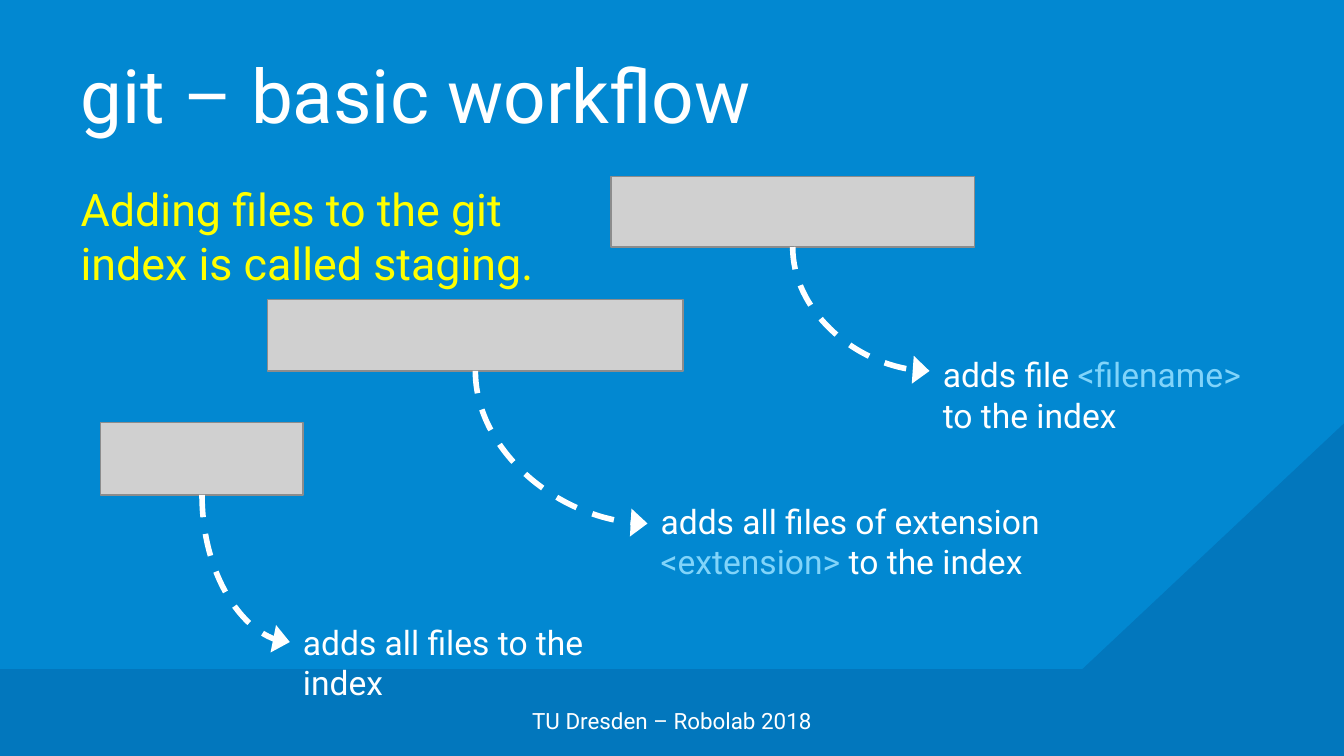
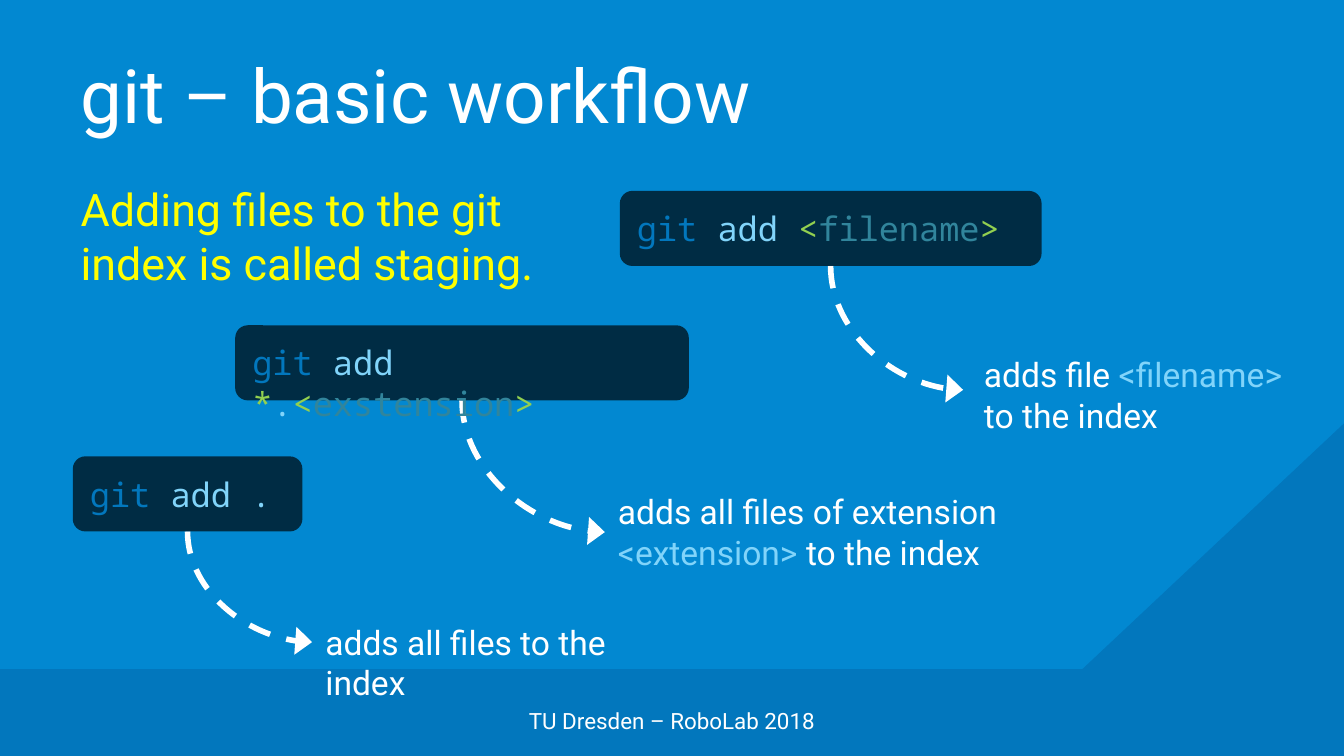
Before and after one commit to edisontrent1337/gitslides, a slide deck: slide 17 of Git.pptx (slide 15 before the commit). Drawn at 1344x756 pixels with LibreOffice and Linux fonts; fonts in the diff are those of the drawing; grey boxes stand for pictures; background and template pictures are left out. Boxes give left, top, right and bottom in pixels: in the first picture for what was removed or moved away, otherwise in the second. Text is boxed around its words. In the diff, an @@ line names an element or a change of style, - is before the commit and + after.

```diff
--- a/Git.pptx
+++ b/Git.pptx
@@ picture removed at box(612, 176, 974, 247) @@
@@ rounded rectangle added at box(620, 191, 1042, 266), fill #000000 at 67% opacity, 18 pt, text #31859C @@
+git add <filename>
@@ curved arrow moved from (793, 247) - (930, 371) to (831, 266) - (964, 390) @@
@@ rounded rectangle added at box(235, 325, 689, 401), fill #000000 at 67% opacity, 18 pt, text #31859C @@
+git add *.<exstension>
@@ picture removed at box(267, 300, 683, 371) @@
@@ text "adds file <filename> to the ...": place and size @@
-text "adds file <filename> to the ..." at box(943, 361, 1241, 429)
+text "adds file <filename> to the ..." at box(984, 361, 1282, 429)
@@ curved arrow moved from (476, 371) - (648, 524) to (462, 401) - (605, 532) @@
@@ picture removed at box(101, 423, 304, 496) @@
@@ rounded rectangle added at box(73, 457, 302, 532), fill #000000 at 67% opacity, 18 pt, text #81D4FA @@
+git add .
@@ text "adds all files of extension ...": place and size @@
-text "adds all files of extension ..." at box(661, 508, 1040, 575)
+text "adds all files of extension ..." at box(618, 498, 997, 566)
@@ curved arrow moved from (202, 495) - (290, 642) to (188, 531) - (312, 642) @@
@@ text "adds all files to the ...": place and size @@
-text "adds all files to the ..." at box(303, 629, 583, 696)
+text "adds all files to the ..." at box(325, 629, 605, 696)
@@ text at box(529, 712, 814, 730): text changed @@
-TU Dresden – Robolab 2018
+TU Dresden – RoboLab 2018
```
Also in this commit, not shown: 28 other slides changed, 21 slides added, 1 slide removed.
